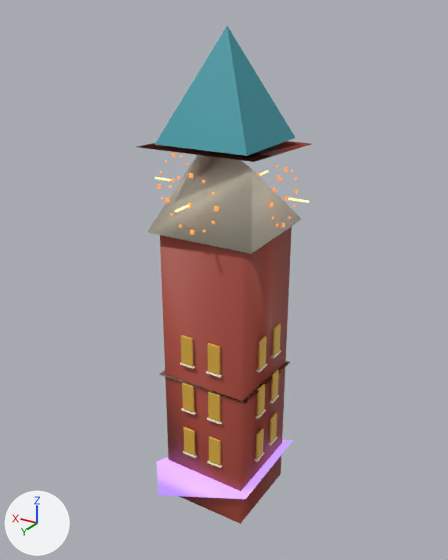
Before and after pictures for a commit that changed the glTF model public/models/lod2/clock_tower.glb.
One viewpoint serves both versions: a 50 mm camera at (-15.0, 25.2, 25.8) aimed at (0.2, -0.1, 13.1). Arrows for +X, +Y and +Z are at lower left; the lights stay in place. The first picture is the older version. Vertices at exactly the same position are counted once.

Objects in the first picture: 'clock_tower.004', 'hands0.001', 'hands0.008', 'hands1.001', 'hands1.008'.
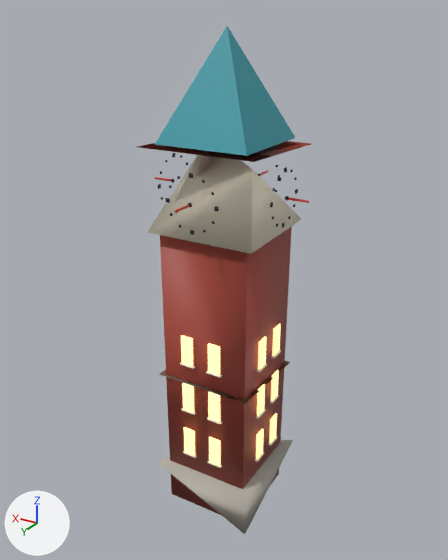
Boxes (x1, y1, x2, y2) around the edits, measured in the pictures (448 x 560 px; the box of a moved part takes in the faces that stretch with it):
'clock_tower.004', reshaped, moved, rescaled: before (137, 26, 311, 524); after (137, 26, 311, 534)
'hands0.002', added: after (284, 196, 309, 203)
'hands1.008', deleted: before (175, 203, 192, 213)
part 1 of me_hands0_008, surface changed: before (155, 177, 309, 203); after (155, 170, 309, 213)
part 2 of me_clock_tower_004, moved or reshaped: before (157, 226, 293, 524); after (157, 226, 293, 534)
part 3 of me_clock_tower_004, surface changed: before (157, 150, 298, 524); after (158, 150, 298, 533)

The change, as a diff of the scene's bpy script:
```diff
--- a/public/models/lod2/clock_tower.glb.py
+++ b/public/models/lod2/clock_tower.glb.py
@@ me_hands0_008 @@
 me_hands0_008.from_pydata(...)  # 24 vertices, 40 faces; spans x -0.19..0.19, y -0.19..0.19, z -1.0..1.0
 # used by ob_hands0_008; parent = ob_hands0; location = (-0.00457, -0.00879, 0.485); scale = (0.596, 0.596, 0.596)
+# me_hands0_008 part 1: 35 kept faces spanning x -0.19..0.19, y -0.19..0.19, z -1.0..1.0 get new texture (UV) coordinates
 me_hands0_008.materials.append(mat_toy)
@@ me_clock_tower_004 @@
 me_clock_tower_004.from_pydata(...)  # 2335 vertices, 4262 faces; spans x -0.25..0.25, y -0.25..0.25, z -1.0..1.0
 # used by ob_clock_tower_004; parent = ob_clock_tower; location = (0.0, 0.0, 12.67); scale = (12.6, 12.6, 12.6)
-me_clock_tower_004.vertices[0].co = (-0.19, 0.2, -0.99)  # pixel (240, 523)
-me_clock_tower_004.vertices[1].co = (0.19, 0.19, -1.0)
-me_clock_tower_004.vertices[6].co = (-0.19, -0.19, -1.0)  # pixel (280, 474)
-me_clock_tower_004.vertices[7].co = (-0.19, 0.2, 0.25)  # pixel (244, 254)
-me_clock_tower_004.vertices[8].co = (0.23, 0.23, -1.0)  # pixel (158, 495)
-me_clock_tower_004.vertices[9].co = (-0.23, -0.23, -0.81)  # pixel (293, 440)
-me_clock_tower_004.vertices[10].co = (-0.23, 0.23, -0.81)  # pixel (245, 499)
+# me_clock_tower_004 part 2
+me_clock_tower_004.vertices[0].co = (-0.19, 0.18, -1.0)
+me_clock_tower_004.vertices[1].co = (0.18, 0.19, -1.0)  # pixel (171, 493)
+me_clock_tower_004.vertices[6].co = (-0.18, -0.19, -1.0)  # pixel (278, 473)
+me_clock_tower_004.vertices[7].co = (-0.19, 0.18, 0.26)  # pixel (247, 252)
+me_clock_tower_004.vertices[8].co = (-0.23, 0.23, -0.81)  # pixel (245, 499)
+me_clock_tower_004.vertices[9].co = (-0.23, 0.23, -1.0)  # pixel (244, 534)
+me_clock_tower_004.vertices[10].co = (-0.23, -0.23, -0.81)  # pixel (293, 440)
+# me_clock_tower_004 part 3: 4259 kept faces spanning x -0.25..0.25, y -0.25..0.25, z -1.0..1.0 get new texture (UV) coordinates
 me_clock_tower_004.materials.append(mat_toy)
@@ ob_hands1_008 @@
-ob_hands1_008 = bpy.data.objects.new('hands1.008', me_hands1_008)
-ob_hands1_008.parent = ob_hands1
-ob_hands1_008.location = (-0.00457, -0.00457, 0.485)
-ob_hands1_008.scale = (0.596, 0.596, 0.596)
@@ ob_clock_tower_004 @@
 ob_clock_tower_004.parent = ob_clock_tower
-ob_clock_tower_004.location = (0.0, 0.0, 12.67)
+ob_clock_tower_004.location = (0.0, 0.0, 12.66)
 ob_clock_tower_004.scale = (12.6, 12.6, 12.6)
@@ ob_hands0_002 @@
+ob_hands0_002 = bpy.data.objects.new('hands0.002', me_hands0_008)
+ob_hands0_002.parent = ob_hands2
+ob_hands0_002.location = (-0.00457, -0.00879, 0.485)
+ob_hands0_002.scale = (0.596, 0.596, 0.596)
```
